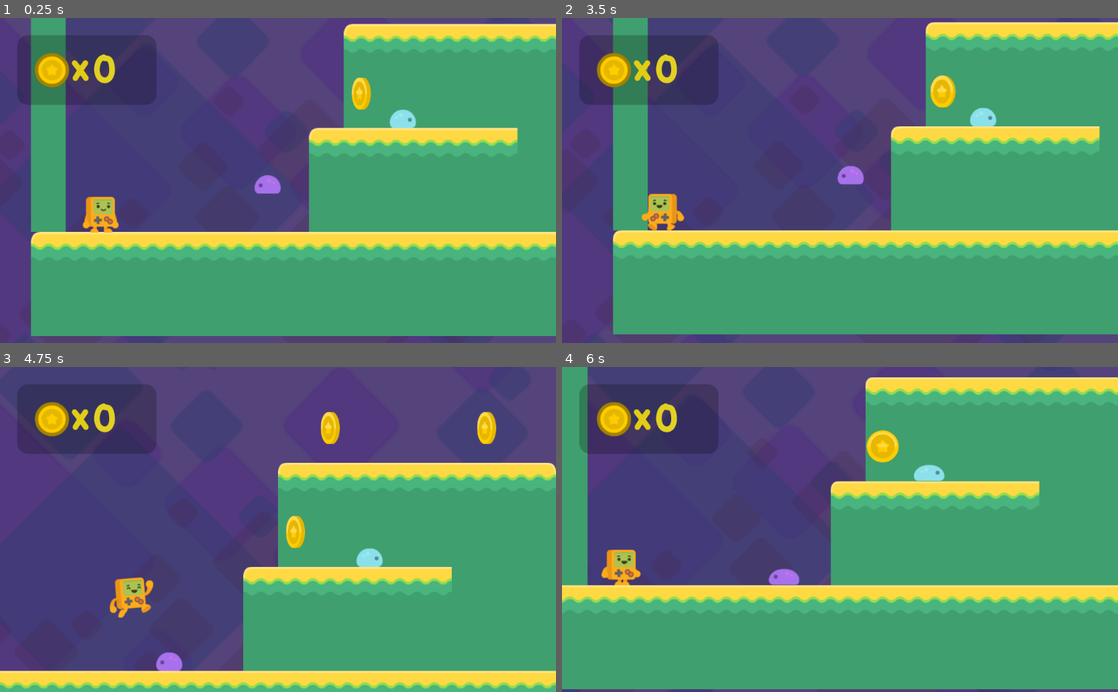
Above: before the commit, frames 1-4 (two rows, left to right).
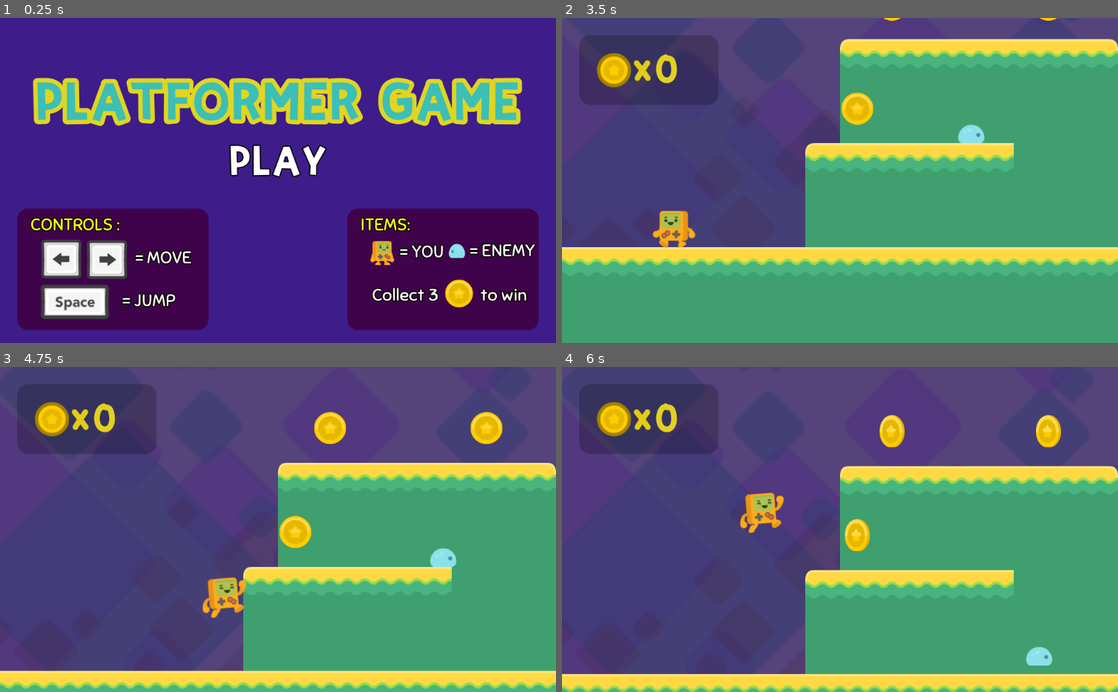
Above: after the commit, the same moments.

Repository: Mattmos99/GodotPlatformer
Game: Godot game, scene res://TitleMenu.tscn
The game is run twice, just before and just after one commit, with the same random seed, the same clock (stepped at 60 frames per second) and the same inputs. Before the commit the project starts from res://Level1.tscn.
Inputs (mouse positions are in pixels of both pictures, inside the frame that each line leads up to):
- Up to frame 1 (0.25 s): no input
- Up to frame 2 (3.5 s): click (840, 164) at 0.5 s, where only the run after the commit has a clickable "PLAY"; hold Right (right) 1.28-2.78 s; tap Space (jump) at 1.52, 2.27 s; hold Left (left) from 2.78 s (still down)
- Up to frame 3 (4.75 s): release Left (left) at 3.53 s; hold Right (right) from 3.53 s (still down); tap Space (jump) at 3.77, 4.52 s
- Up to frame 4 (6 s): release Right (right) at 5.03 s; hold Left (left) 5.03-5.78 s; tap Space (jump) at 5.27 s; hold Right (right) from 5.78 s (still down)

The runs differ from the first frame. In frame 1, 99% of the frame differs, in the area x 0-100%, y 0-100%; in frame 2, 35%; in frame 3, 2.8%; in frame 4, 44%.

Commit message:
Menu

Diff:
--- /dev/null
+++ b/Platformer/Gameover.tscn
@@ -0,0 +1,68 @@
+[gd_scene load_steps=7 format=2]
+
+[ext_resource path="res://Assets/fonts/KiriFont.ttf" type="DynamicFontData" id=1]
+[ext_resource path="res://MainMenuButton.gd" type="Script" id=2]
+
+[sub_resource type="DynamicFont" id=1]
+size = 131
+outline_size = 8
+outline_color = Color( 0.980392, 0.960784, 0.0862745, 1 )
+font_data = ExtResource( 1 )
+
+[sub_resource type="DynamicFont" id=2]
+size = 34
+outline_size = 2
+outline_color = Color( 0, 0, 0, 1 )
+font_data = ExtResource( 1 )
+
+[sub_resource type="StyleBoxFlat" id=5]
+
+[sub_resource type="StyleBoxFlat" id=6]
+bg_color = Color( 0.6, 0.6, 0.6, 0 )
+
+[node name="Gameover" type="Control"]
+anchor_right = 1.0
+anchor_bottom = 1.0
+__meta__ = {
+"_edit_use_anchors_": false
+}
+
+[node name="ColorRect" type="ColorRect" parent="."]
+margin_right = 1024.0
+margin_bottom = 600.0
+color = Color( 0.435294, 0.105882, 0.105882, 1 )
+__meta__ = {
+"_edit_use_anchors_": false
+}
+
+[node name="Label" type="Label" parent="."]
+margin_left = 64.0
+margin_top = 128.0
+margin_right = 960.0
+margin_bottom = 218.0
+custom_colors/font_color = Color( 0.792157, 0.576471, 0.243137, 1 )
+custom_colors/font_outline_modulate = Color( 0.890196, 0.882353, 0.262745, 1 )
+custom_fonts/font = SubResource( 1 )
+text = "GAMEOVER"
+__meta__ = {
+"_edit_use_anchors_": false
+}
+
+[node name="MainMenuButton" type="Button" parent="."]
+margin_left = 416.0
+margin_top = 320.0
+margin_right = 672.0
+margin_bottom = 416.0
+custom_colors/font_color = Color( 1, 1, 1, 1 )
+custom_colors/font_color_hover = Color( 0.886275, 0.890196, 0.109804, 1 )
+custom_colors/font_color_pressed = Color( 0.690196, 0.694118, 0.164706, 1 )
+custom_fonts/font = SubResource( 2 )
+custom_styles/hover = SubResource( 5 )
+custom_styles/normal = SubResource( 6 )
+text = "Main Menu"
+script = ExtResource( 2 )
+__meta__ = {
+"_edit_use_anchors_": false
+}
+
+[connection signal="pressed" from="MainMenuButton" to="MainMenuButton" method="_on_MainMenuButton_pressed"]
--- a/Platformer/HUD.gd
+++ b/Platformer/HUD.gd
@@ -5,11 +5,9 @@
 func _ready():
 	$Coins.text = String(coins)
 
-func _physics_process(delta):
-	if coins == 3 :
-		get_tree().change_scene("res://Level1.tscn")
-
 
 func _on_coin_collected():
 	coins = coins + 1
 	_ready()
+	if coins == 3 :
+		get_tree().change_scene("res://WinScreen.tscn")
--- /dev/null
+++ b/Platformer/MainMenuButton.gd
@@ -0,0 +1,9 @@
+extends Button
+
+
+func _ready():
+	pass
+
+
+func _on_MainMenuButton_pressed():
+	get_tree().change_scene("res://TitleMenu.tscn")
--- /dev/null
+++ b/Platformer/PlayButton.gd
@@ -0,0 +1,4 @@
+extends Button
+
+func _on_PlayButton_pressed():
+	get_tree().change_scene("res://Level1.tscn")
--- a/Platformer/Steve.gd
+++ b/Platformer/Steve.gd
@@ -35,7 +35,7 @@
 
 
 func _on_FallZone_body_entered(body):
-	get_tree().change_scene("res://Level1.tscn")
+	get_tree().change_scene("res://Gameover.tscn")
 
 
 func bounce():
@@ -56,4 +56,4 @@
 
 
 func _on_Timer_timeout():
-	get_tree().change_scene("res://Level1.tscn")
+	get_tree().change_scene("res://Gameover.tscn")
--- /dev/null
+++ b/Platformer/TitleMenu.tscn
@@ -0,0 +1,251 @@
+[gd_scene load_steps=16 format=2]
+
+[ext_resource path="res://Assets/fonts/Sniglet-Regular.ttf" type="DynamicFontData" id=1]
+[ext_resource path="res://Assets/fonts/KiriFont.ttf" type="DynamicFontData" id=2]
+[ext_resource path="res://Assets/PNG/Characters/platformChar_idle.png" type="Texture" id=3]
+[ext_resource path="res://Assets/PNG/Enemies/slimeBlue.png" type="Texture" id=4]
+[ext_resource path="res://Assets/PNG/UI/Arrow_Left_Key_Light.png" type="Texture" id=5]
+[ext_resource path="res://Assets/PNG/UI/Space_Key_Light.png" type="Texture" id=6]
+[ext_resource path="res://Assets/PNG/UI/Arrow_Right_Key_Light.png" type="Texture" id=7]
+[ext_resource path="res://Assets/PNG/Coin/gold_1.png" type="Texture" id=8]
+[ext_resource path="res://PlayButton.gd" type="Script" id=9]
+
+[sub_resource type="DynamicFont" id=1]
+size = 72
+outline_size = 8
+outline_color = Color( 0.988235, 0.945098, 0.494118, 1 )
+font_data = ExtResource( 2 )
+
+[sub_resource type="StyleBoxFlat" id=2]
+bg_color = Color( 0.247059, 0.0117647, 0.298039, 1 )
+corner_radius_top_left = 20
+corner_radius_top_right = 20
+corner_radius_bottom_right = 20
+corner_radius_bottom_left = 20
+
+[sub_resource type="DynamicFont" id=3]
+size = 32
+outline_size = 2
+outline_color = Color( 0.0509804, 0.0196078, 0.0196078, 1 )
+font_data = ExtResource( 1 )
+
+[sub_resource type="DynamicFont" id=4]
+size = 56
+outline_size = 2
+outline_color = Color( 0, 0, 0, 1 )
+font_data = ExtResource( 2 )
+
+[sub_resource type="StyleBoxFlat" id=5]
+
+[sub_resource type="StyleBoxFlat" id=6]
+bg_color = Color( 0.6, 0.6, 0.6, 0 )
+
+[node name="TitleMenu" type="Control"]
+margin_right = 1024.0
+margin_bottom = 600.0
+__meta__ = {
+"_edit_use_anchors_": false
+}
+
+[node name="ColorRect" type="ColorRect" parent="."]
+anchor_right = 1.0
+anchor_bottom = 1.0
+color = Color( 0.243137, 0.109804, 0.541176, 1 )
+__meta__ = {
+"_edit_use_anchors_": false
+}
+
+[node name="Label" type="Label" parent="."]
+margin_left = 64.0
+margin_top = 128.0
+margin_right = 958.0
+margin_bottom = 200.0
+custom_colors/font_color = Color( 0.235294, 0.74902, 0.713726, 1 )
+custom_colors/font_outline_modulate = Color( 0.890196, 0.882353, 0.262745, 1 )
+custom_fonts/font = SubResource( 1 )
+text = "PLATFORMER GAME"
+__meta__ = {
+"_edit_use_anchors_": false
+}
+
+[node name="Items" type="Panel" parent="."]
+margin_left = 640.0
+margin_top = 352.0
+margin_right = 992.0
+margin_bottom = 576.0
+custom_styles/panel = SubResource( 2 )
+__meta__ = {
+"_edit_use_anchors_": false
+}
+
+[node name="Label2" type="Label" parent="Items"]
+margin_left = 24.0
+margin_top = 9.0
+margin_right = 133.0
+margin_bottom = 55.0
+custom_colors/font_color = Color( 0.996078, 1, 0.0862745, 1 )
+custom_fonts/font = SubResource( 3 )
+text = "ITEMS:"
+__meta__ = {
+"_edit_use_anchors_": false
+}
+
+[node name="TextureRect" type="TextureRect" parent="Items"]
+margin_left = 32.0
+margin_top = 40.0
+margin_right = 96.0
+margin_bottom = 104.0
+texture = ExtResource( 3 )
+expand = true
+__meta__ = {
+"_edit_use_anchors_": false
+}
+
+[node name="TextureRect2" type="TextureRect" parent="Items"]
+margin_left = 184.0
+margin_top = 65.0
+margin_right = 219.0
+margin_bottom = 91.0
+texture = ExtResource( 4 )
+expand = true
+__meta__ = {
+"_edit_use_anchors_": false
+}
+
+[node name="Label3" type="Label" parent="Items"]
+margin_left = 96.0
+margin_top = 59.0
+margin_right = 205.0
+margin_bottom = 105.0
+custom_fonts/font = SubResource( 3 )
+text = "= YOU"
+__meta__ = {
+"_edit_use_anchors_": false
+}
+
+[node name="Label4" type="Label" parent="Items"]
+margin_left = 225.0
+margin_top = 57.0
+margin_right = 345.0
+margin_bottom = 103.0
+rect_pivot_offset = Vector2( -1128, -193 )
+custom_fonts/font = SubResource( 3 )
+text = "= ENEMY"
+__meta__ = {
+"_edit_use_anchors_": false
+}
+
+[node name="Label5" type="Label" parent="Items"]
+margin_left = 45.0
+margin_top = 139.0
+margin_right = 289.0
+margin_bottom = 185.0
+rect_pivot_offset = Vector2( -1128, -193 )
+custom_fonts/font = SubResource( 3 )
+text = "Collect 3           to win"
+__meta__ = {
+"_edit_use_anchors_": false
+}
+
+[node name="TextureRect3" type="TextureRect" parent="Items"]
+margin_left = 180.0
+margin_top = 131.0
+margin_right = 231.0
+margin_bottom = 182.0
+texture = ExtResource( 8 )
+expand = true
+
+[node name="Controls" type="Panel" parent="."]
+margin_left = 32.0
+margin_top = 352.0
+margin_right = 384.0
+margin_bottom = 576.0
+custom_styles/panel = SubResource( 2 )
+__meta__ = {
+"_edit_use_anchors_": false
+}
+
+[node name="Label" type="Label" parent="Controls"]
+margin_left = 193.0
+margin_top = 149.0
+margin_right = 302.0
+margin_bottom = 195.0
+rect_pivot_offset = Vector2( -289, -212 )
+custom_fonts/font = SubResource( 3 )
+text = "= JUMP"
+__meta__ = {
+"_edit_use_anchors_": false
+}
+
+[node name="TextureRect" type="TextureRect" parent="Controls"]
+margin_left = 40.0
+margin_top = 106.0
+margin_right = 172.0
+margin_bottom = 238.0
+texture = ExtResource( 6 )
+expand = true
+__meta__ = {
+"_edit_use_anchors_": false
+}
+
+[node name="Label2" type="Label" parent="Controls"]
+margin_left = 24.0
+margin_top = 9.0
+margin_right = 133.0
+margin_bottom = 55.0
+custom_colors/font_color = Color( 0.996078, 1, 0.0862745, 1 )
+custom_fonts/font = SubResource( 3 )
+text = "CONTROLS :"
+__meta__ = {
+"_edit_use_anchors_": false
+}
+
+[node name="TextureRect3" type="TextureRect" parent="Controls"]
+margin_left = 115.0
+margin_top = 44.0
+margin_right = 215.0
+margin_bottom = 144.0
+texture = ExtResource( 7 )
+__meta__ = {
+"_edit_use_anchors_": false
+}
+
+[node name="TextureRect2" type="TextureRect" parent="Controls"]
+margin_left = 31.0
+margin_top = 43.0
+margin_right = 131.0
+margin_bottom = 143.0
+texture = ExtResource( 5 )
+__meta__ = {
+"_edit_use_anchors_": false
+}
+
+[node name="Label3" type="Label" parent="Controls"]
+margin_left = 217.0
+margin_top = 70.0
+margin_right = 326.0
+margin_bottom = 116.0
+custom_fonts/font = SubResource( 3 )
+text = "= MOVE"
+__meta__ = {
+"_edit_use_anchors_": false
+}
+
+[node name="PlayButton" type="Button" parent="."]
+margin_left = 384.0
+margin_top = 224.0
+margin_right = 640.0
+margin_bottom = 320.0
+custom_colors/font_color = Color( 1, 1, 1, 1 )
+custom_colors/font_color_hover = Color( 0.980392, 0.937255, 0.262745, 1 )
+custom_colors/font_color_pressed = Color( 0.580392, 0.627451, 0.235294, 1 )
+custom_fonts/font = SubResource( 4 )
+custom_styles/hover = SubResource( 5 )
+custom_styles/normal = SubResource( 6 )
+text = "PLAY"
+script = ExtResource( 9 )
+__meta__ = {
+"_edit_use_anchors_": false
+}
+
+[connection signal="pressed" from="PlayButton" to="PlayButton" method="_on_PlayButton_pressed"]
--- /dev/null
+++ b/Platformer/WinScreen.tscn
@@ -0,0 +1,68 @@
+[gd_scene load_steps=7 format=2]
+
+[ext_resource path="res://Assets/fonts/KiriFont.ttf" type="DynamicFontData" id=1]
+[ext_resource path="res://MainMenuButton.gd" type="Script" id=2]
+
+[sub_resource type="DynamicFont" id=1]
+size = 131
+outline_size = 8
+outline_color = Color( 0.980392, 0.960784, 0.0862745, 1 )
+font_data = ExtResource( 1 )
+
+[sub_resource type="DynamicFont" id=2]
+size = 34
+outline_size = 2
+outline_color = Color( 0, 0, 0, 1 )
+font_data = ExtResource( 1 )
+
+[sub_resource type="StyleBoxFlat" id=5]
+
+[sub_resource type="StyleBoxFlat" id=6]
+bg_color = Color( 0.6, 0.6, 0.6, 0 )
+
+[node name="WinScreen" type="Control"]
+anchor_right = 1.0
+anchor_bottom = 1.0
+__meta__ = {
+"_edit_use_anchors_": false
+}
+
+[node name="ColorRect" type="ColorRect" parent="."]
+margin_right = 1024.0
+margin_bottom = 600.0
+color = Color( 0.172549, 0.996078, 0.937255, 1 )
+__meta__ = {
+"_edit_use_anchors_": false
+}
+
+[node name="Label" type="Label" parent="."]
+margin_left = 128.0
+margin_top = 128.0
+margin_right = 864.0
+margin_bottom = 260.0
+custom_colors/font_color = Color( 0.792157, 0.576471, 0.243137, 1 )
+custom_colors/font_outline_modulate = Color( 0.890196, 0.882353, 0.262745, 1 )
+custom_fonts/font = SubResource( 1 )
+text = "YOU WIN"
+__meta__ = {
+"_edit_use_anchors_": false
+}
+
+[node name="MainMenuButton" type="Button" parent="."]
+margin_left = 384.0
+margin_top = 320.0
+margin_right = 640.0
+margin_bottom = 416.0
+custom_colors/font_color = Color( 1, 1, 1, 1 )
+custom_colors/font_color_hover = Color( 0.870588, 0.815686, 0.141176, 1 )
+custom_colors/font_color_pressed = Color( 0.67451, 0.670588, 0.152941, 1 )
+custom_fonts/font = SubResource( 2 )
+custom_styles/hover = SubResource( 5 )
+custom_styles/normal = SubResource( 6 )
+text = "Main Menu"
+script = ExtResource( 2 )
+__meta__ = {
+"_edit_use_anchors_": false
+}
+
+[connection signal="pressed" from="MainMenuButton" to="MainMenuButton" method="_on_MainMenuButton_pressed"]
--- a/Platformer/project.godot
+++ b/Platformer/project.godot
@@ -11,7 +11,7 @@
 [application]
 
 config/name="Platformer"
-run/main_scene="res://Level1.tscn"
+run/main_scene="res://TitleMenu.tscn"
 config/icon="res://icon.png"
 
 [input]
--- a/Platformer/steve_spriteframes.tres
+++ b/Platformer/steve_spriteframes.tres
@@ -15,9 +15,9 @@
 "name": "idle",
 "speed": 5.0
 }, {
-"frames": [ ExtResource( 4 ), ExtResource( 7 ) ],
+"frames": [ ExtResource( 6 ) ],
 "loop": true,
-"name": "climb",
+"name": "crouch",
 "speed": 5.0
 }, {
 "frames": [ ExtResource( 1 ), ExtResource( 2 ) ],
@@ -25,9 +25,9 @@
 "name": "walk",
 "speed": 5.0
 }, {
-"frames": [ ExtResource( 6 ) ],
+"frames": [ ExtResource( 4 ), ExtResource( 7 ) ],
 "loop": true,
-"name": "crouch",
+"name": "climb",
 "speed": 5.0
 }, {
 "frames": [ ExtResource( 5 ) ],
Binary file added: Platformer/Assets/PNG/UI/Arrow_Left_Key_Light.png
Not shown, added: Platformer/Assets/PNG/UI/Arrow_Left_Key_Light.png.import
Binary file added: Platformer/Assets/PNG/UI/Arrow_Right_Key_Light.png
Not shown, added: Platformer/Assets/PNG/UI/Arrow_Right_Key_Light.png.import
Binary file added: Platformer/Assets/PNG/UI/Space_Key_Light.png
Not shown, added: Platformer/Assets/PNG/UI/Space_Key_Light.png.import
Binary file added: Platformer/Assets/PNG/UI/arrow-UP.png
Not shown, added: Platformer/Assets/PNG/UI/arrow-UP.png.import
Binary file added: Platformer/Assets/PNG/UI/grey_button04.png
Not shown, added: Platformer/Assets/PNG/UI/grey_button04.png.import
Binary file added: Platformer/Assets/PNG/UI/grey_button13.png
Not shown, added: Platformer/Assets/PNG/UI/grey_button13.png.import
(and 2 more such lines)
